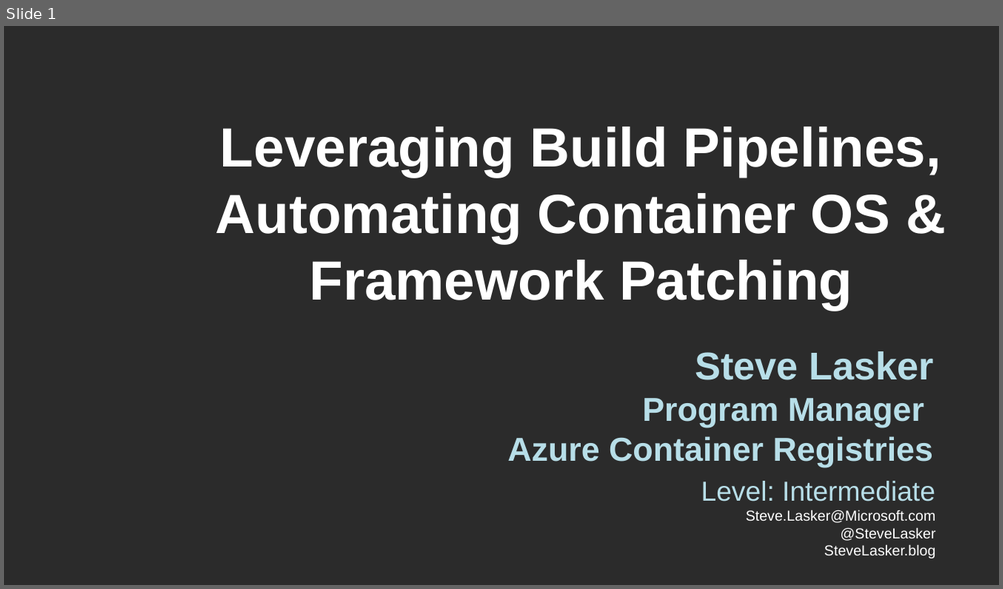
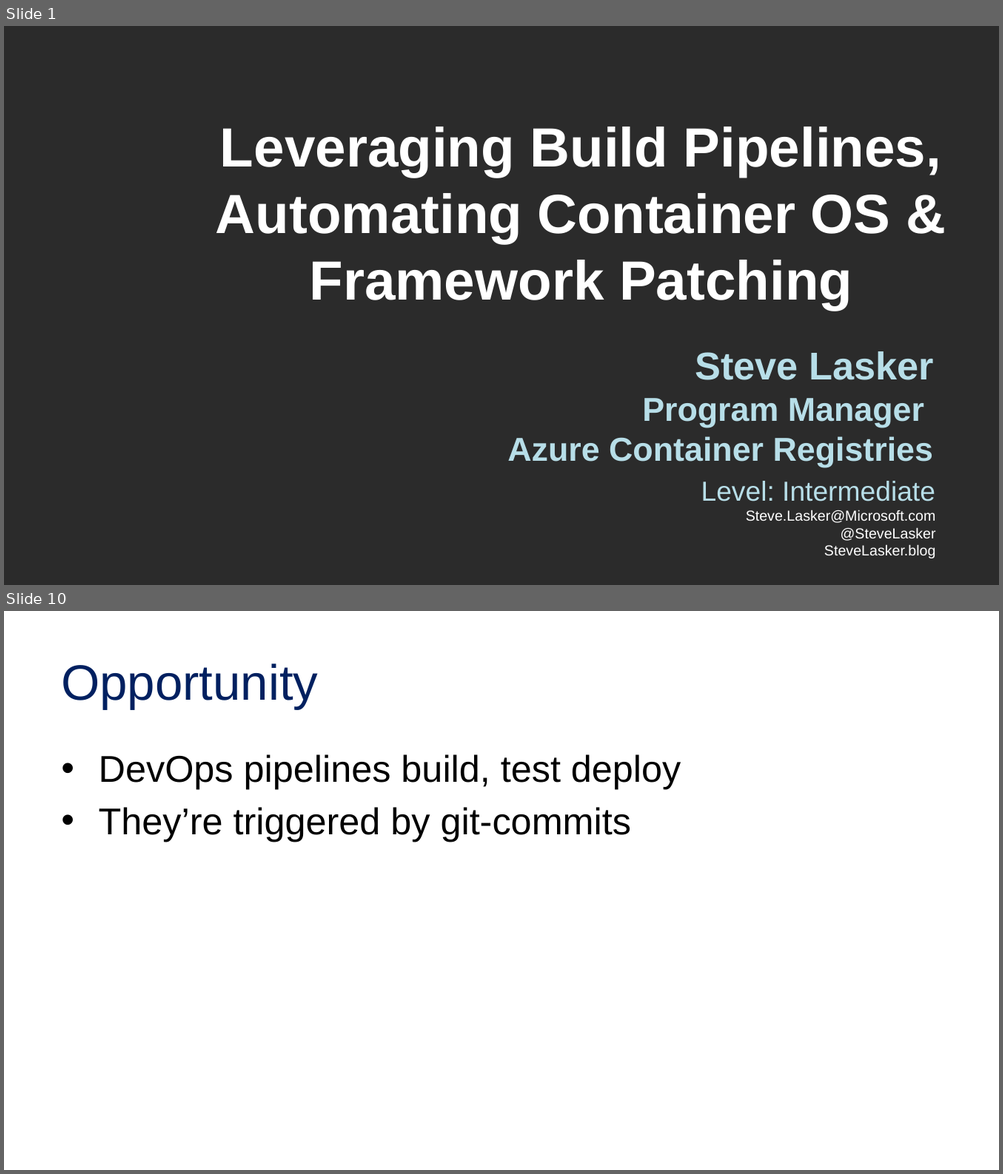
Before and after one commit to SteveLasker/Presentations, a slide deck: CloudContainersLive19-OSandFxPatching.pptx. Shown one above the other, each under a label of ours: slide 1 before the commit, slides 1 and 10 after it; the slides between them are not shown. The pictures are 1003x589 and 1003x1174 pixels, drawn with LibreOffice and Linux fonts; fonts in the diff are those of the drawing; background and template pictures are left out; a plain dark background stands for a picture behind light text. Boxes give left, top, right and bottom in pixels: in the first picture for what was removed or moved away, otherwise in the second. Text is boxed around its words. In the diff, an @@ line names an element or a change of style, - is before the commit and + after.

```diff
--- a/CloudContainersLive19-OSandFxPatching.pptx
+++ b/CloudContainersLive19-OSandFxPatching.pptx
@@ slide 10 added at <box>4,611,999,1170</box>, background picture (left out) @@
@@ title added at <box>61,664,318,709</box>, 48 pt, text #002060 @@
+Opportunity
@@ text added at <box>99,755,680,842</box>, 36 pt, text #000000 @@
+• DevOps pipelines build, test deploy
+• They’re triggered by git-commits
```
Also in this commit, not shown: 2 slides changed, 6 other slides added, 1 slide removed, 6 other files.
